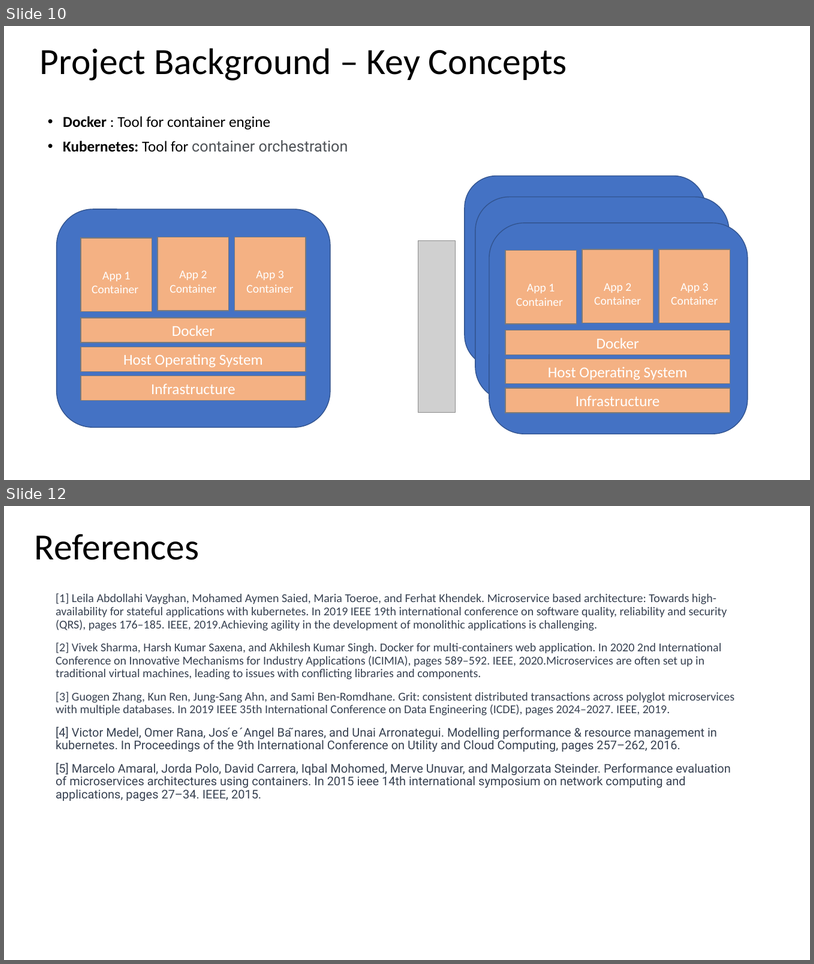
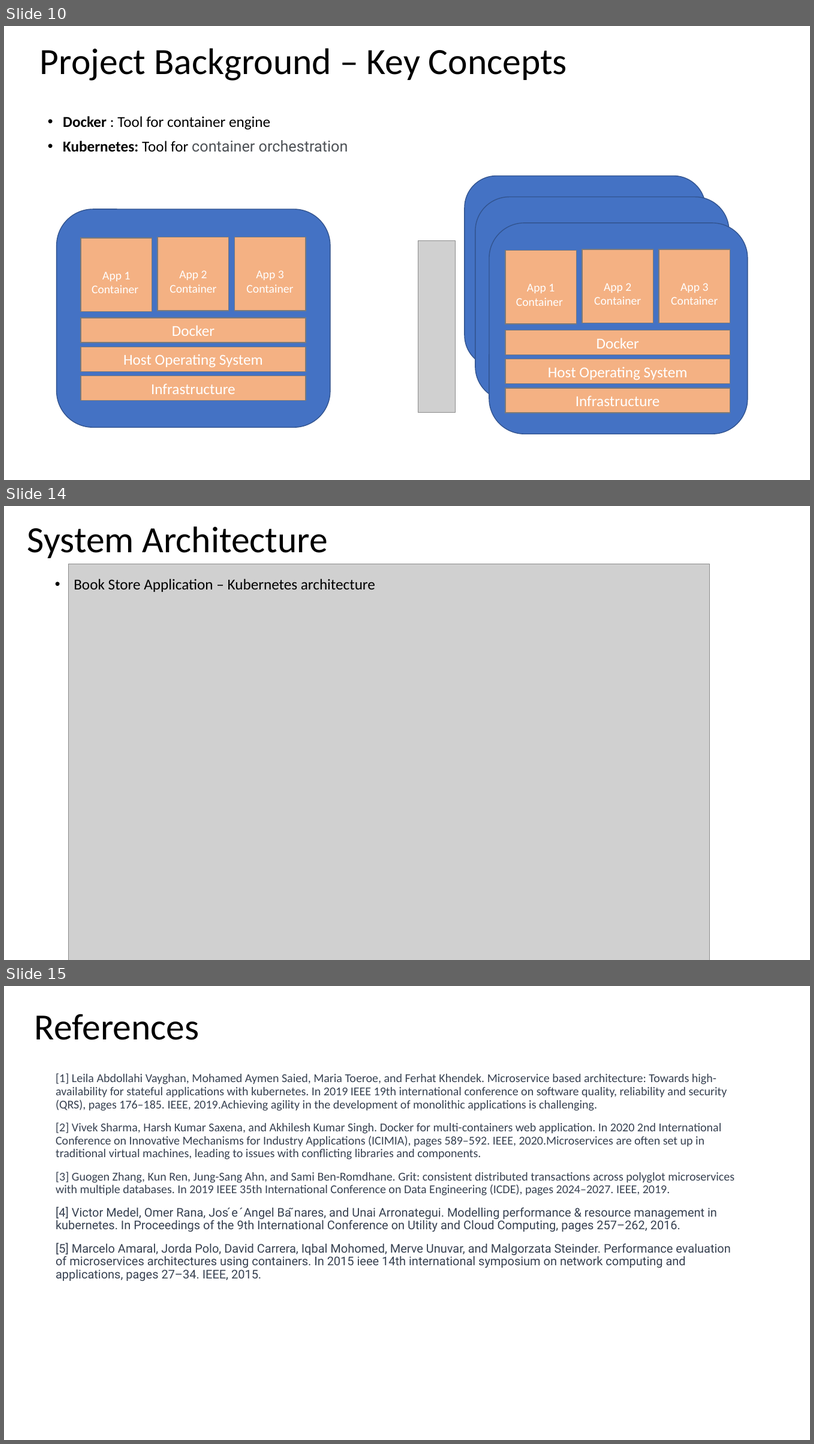
Before and after one commit to vyepuri/capstone-project-team5, a slide deck: Presentations/Presentation.pptx. Shown one above the other, each under a label of ours: slides 10 and 12 before the commit, slides 10, 14 and 15 after it; the slides between them are not shown. The pictures are 814x964 and 814x1444 pixels, drawn with LibreOffice and Linux fonts; fonts in the diff are those of the drawing; grey boxes stand for pictures. Boxes give left, top, right and bottom in pixels: in the first picture for what was removed or moved away, otherwise in the second. Text is boxed around its words. In the diff, an @@ line names an element or a change of style, - is before the commit and + after.

```diff
--- a/Presentations/Presentation.pptx
+++ b/Presentations/Presentation.pptx
@@ slide 14 added at [4, 506, 810, 960], background #FFFFFF @@
@@ text added at [27, 526, 328, 558], 44 pt, text #000000 @@
+System Architecture
@@ picture added at [69, 564, 711, 960] @@
@@ text added at [74, 579, 375, 592], 18 pt, text #000000 @@
+• Book Store Application – Kubernetes architecture
@@ what was slide 12 is now slide 15 @@
```
Also in this commit, not shown: 1 slide changed, 2 other slides added.
